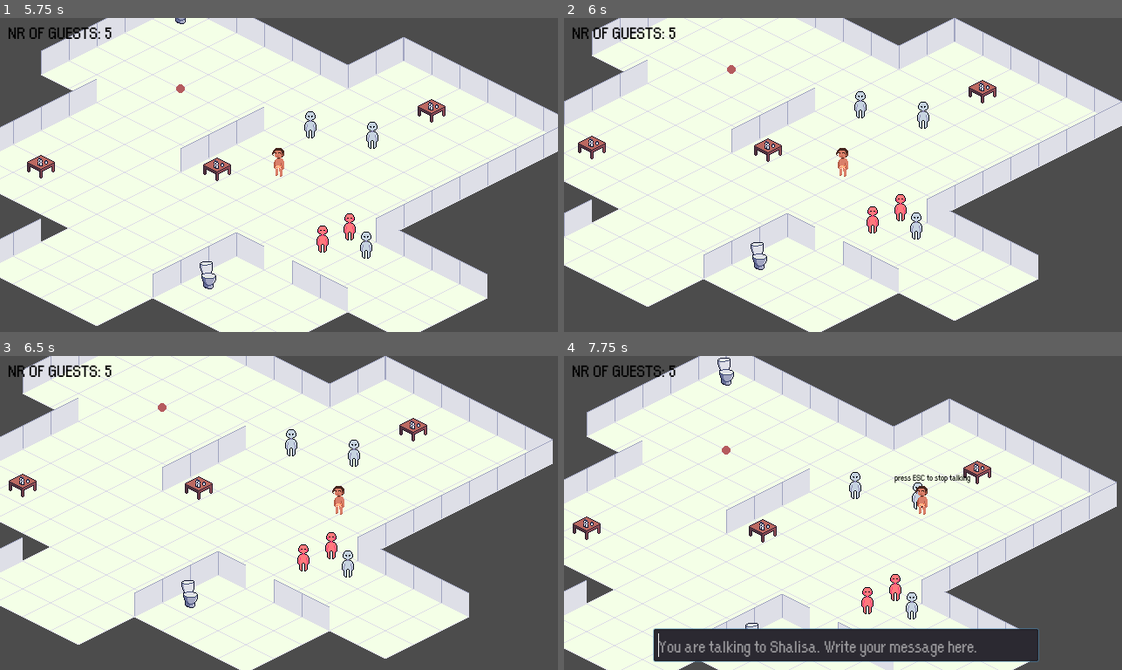
Above: before the commit, frames 1-4 (two rows, left to right).
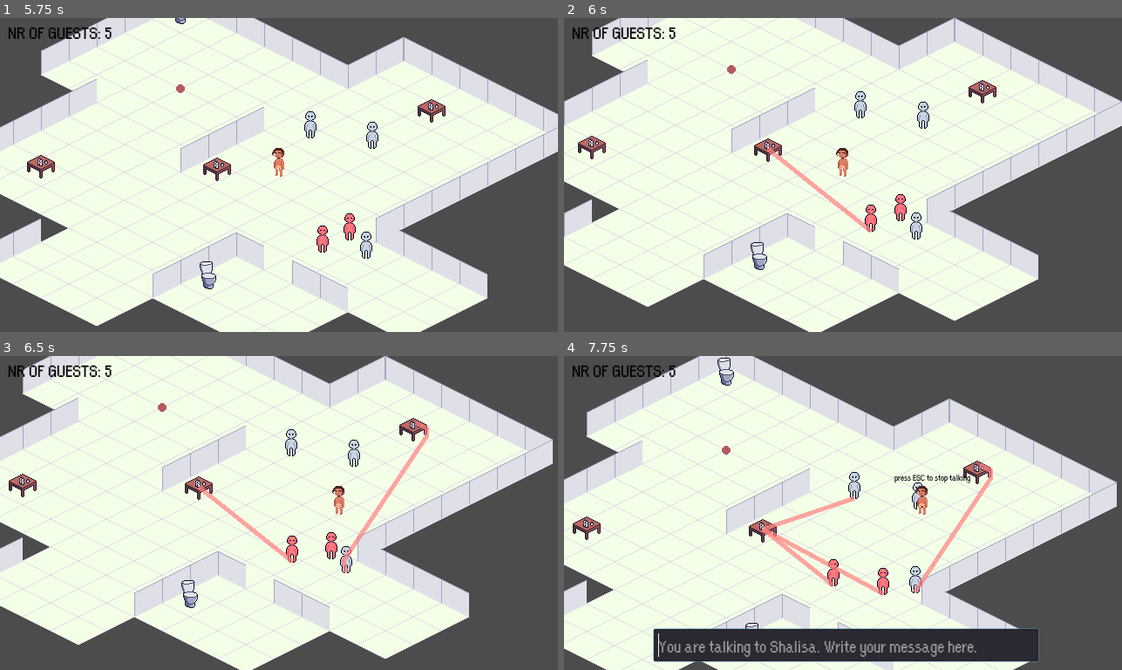
Above: after the commit, the same moments.

Repository: Boffl/language-game-prototype
Game: Godot game, scene res://Party.tscn
Same seed, same stepped clock (60 frames per second), same inputs: the game is played once before the commit and once after it.
Inputs:
- Up to frame 1 (5.75 s): tap Enter (ui_accept) at 0.5, 0.77, 1.52, 3.02, 3.77, 4.52 s; hold Right (ui_right) 0.53-1.28 s; hold Down (ui_down) 1.28-2.03 s; hold Right (ui_right) 2.03-2.78 s; hold Up (ui_up) 2.78-3.53 s; hold Left (ui_left) 3.53-5.03 s; hold Down (ui_down) from 5.03 s (still down)
- Up to frame 2 (6 s): release Down (ui_down) at 5.78 s; hold Right (ui_right) from 5.78 s (still down)
- Up to frame 3 (6.5 s): keep holding Right (ui_right); tap Enter (ui_accept) at 6.02 s
- Up to frame 4 (7.75 s): release Right (ui_right) at 6.53 s; hold Up (ui_up) 6.53-7.28 s; tap Enter (ui_accept) at 6.77, 7.52 s; tap Space at 7.25 s; hold Right (ui_right) from 7.28 s (still down)

Frame 1 is identical in both runs. In frame 2, 0.4% of the frame differs, in the area x 36-57%, y 41-69%; in frame 3, 1.1%; in frame 4, 2.0%, in the area x 35-77%, y 34-84%.
Error before the commit: Invalid get index 'past_actions' (on base: 'KinematicBody2D (PartyGuest.gd)'). (res://PartyGuest/Actions/all_actions.gd:24)

Commit message:
party_guest adapted (like other agents)

Diff:
--- a/PartyGuest/PartyGuest.gd
+++ b/PartyGuest/PartyGuest.gd
@@ -56,9 +56,12 @@
 var like_to_play # random.uniform(0, 1)
 var like_to_drink # random.uniform(0, 1.2)
 var aggression # random.uniform(0, 1)
-var like_other_agent # {} #TODO
+var like_other_guest # {} #TODO
 # _init with arguments is not allowed here, see:
 # https://github.com/godotengine/godot/issues/15866
+var past_actions
+var like_to_dance
+var prompt
 
 
 func _ready():
@@ -229,10 +232,11 @@
 	# print('player is talking to %s thirst: %s hunger: %s' % [bot_name, thirst, hunger])
 
 func init_bot():
+	"""intialize the guests attributes"""
 	var rng = RandomNumberGenerator.new()
 	rng.randomize()
 
-	#name
+	#name randomly chosen from a name list
 	var file = File.new()
 	file.open("res://data/names.res", File.READ)
 	var names = str2var(file.get_as_text())
@@ -240,6 +244,8 @@
 	var index = rng.randi_range(0, len(names) - 1)
 	guest_name = names[index]
 
+
+	#initialize variables that are same for all the guests
 	present = true
 	thirst = 0
 	hunger = 0
@@ -249,11 +255,20 @@
 	have_alcohol = 100
 	have_water = 100
 	have_food = 100
-	location = 0
-			# this is changed after the apartment is initialized
+	location = 0# this is changed after the apartment is initialized
+	past_actions = []
+
+	#initialize variables that are different for all characters
 	sociability = rng.randf_range(0,1)
 	age = rng.randi_range(18, 40)
 	like_to_play = rng.randf_range(0,1)
 	like_to_drink = rng.randf_range(0,1.2)
 	aggression = rng.randf_range(0,1)
-	like_other_agent # {} #TODO
+	like_other_guest # {} #TODO
+	like_to_dance = rng.randf_range(0,1)
+
+func like_other_bots(bots):
+	var rng = RandomNumberGenerator.new()
+	rng.randomize()
+	for other_bot in bots:
+		like_other_guest[other_bot] = rng.randf_range(0,1)
